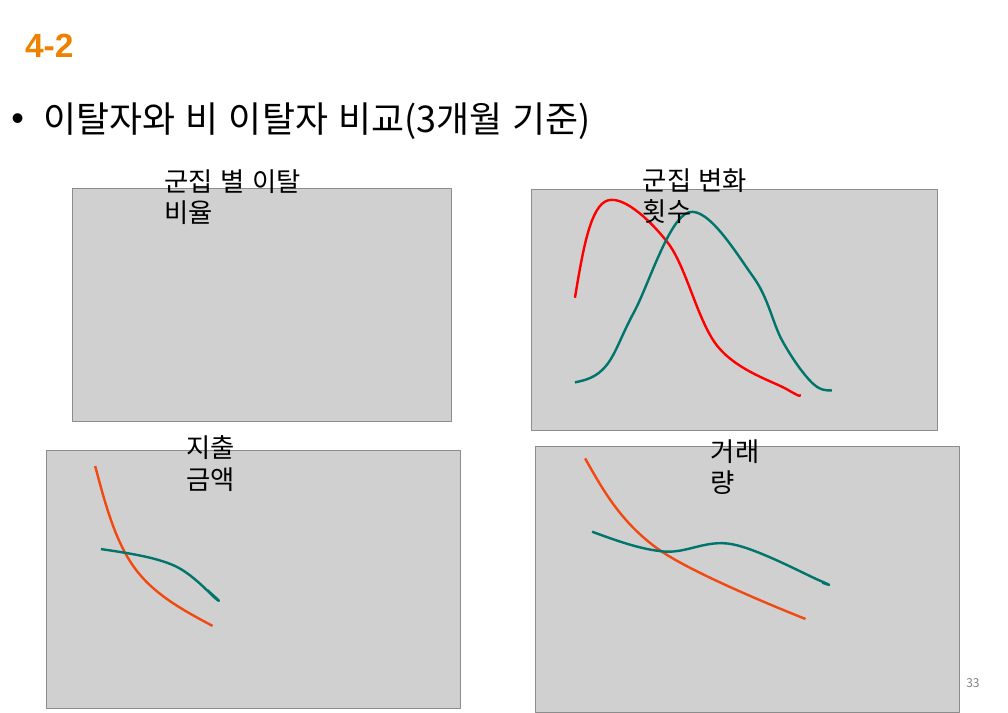
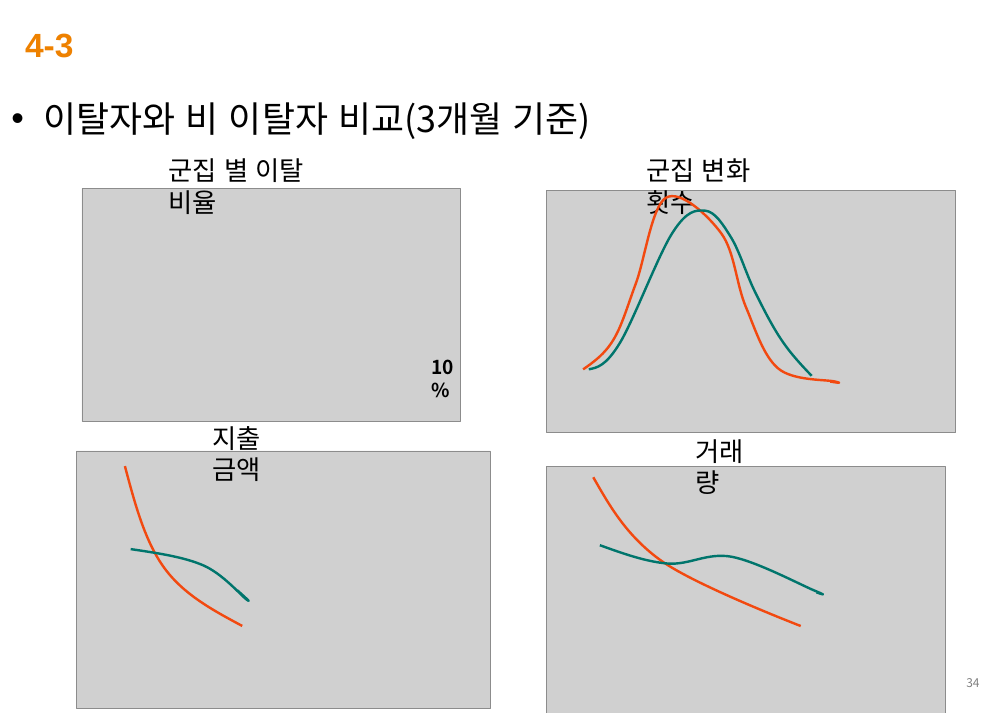
Before and after one commit to abcd00ou/LDS-Stat, a slide deck: slide 34 of 최종 보고서_이동성.pptx (slide 33 before the commit). Drawn at 1008x713 pixels with LibreOffice and Linux fonts; fonts in the diff are those of the drawing; grey boxes stand for pictures; background and template pictures are left out. Boxes give left, top, right and bottom in pixels: in the first picture for what was removed or moved away, otherwise in the second. Text is boxed around its words. In the diff, an @@ line names an element or a change of style, - is before the commit and + after.

```diff
--- a/최종 보고서_이동성.pptx
+++ b/최종 보고서_이동성.pptx
@@ text at <box>25,33,73,58</box>: text changed @@
-4-2
+4-3
@@ text "군집 별 이탈 비율" rewrapped from <box>165,164,300,224</box> to <box>168,158,304,214</box> @@
@@ text "군집 변화 횟수": place and size @@
-text "군집 변화 횟수" at <box>643,168,747,228</box>
+text "군집 변화 횟수" at <box>646,158,750,219</box>
@@ picture: place and size @@
-picture at <box>72,189,451,422</box>
+picture at <box>82,189,460,422</box>
@@ picture: place and size @@
-picture at <box>531,189,937,430</box>
+picture at <box>547,191,956,433</box>
@@ freeform shape: place and size @@
-freeform shape at <box>575,200,800,396</box>
+freeform shape at <box>583,196,839,382</box>
@@ freeform shape at <box>583,196,839,382</box>: outline #FF0000 2 pt to #F24910 2 pt @@
@@ freeform shape: place and size @@
-freeform shape at <box>575,212,832,391</box>
+freeform shape at <box>589,210,811,376</box>
@@ text added at <box>431,359,454,375</box>, 16 pt, text #000000, bold @@
+10%
@@ text "지출 금액": place and size @@
-text "지출 금액" at <box>186,430,234,491</box>
+text "지출 금액" at <box>212,421,260,481</box>
@@ text "거래량" rewrapped from <box>711,434,759,494</box> to <box>696,439,744,494</box> @@
@@ picture: place and size @@
-picture at <box>535,447,959,713</box>
+picture at <box>547,466,946,712</box>
@@ freeform shape: place and size @@
-freeform shape at <box>585,458,806,618</box>
+freeform shape at <box>593,477,801,625</box>
@@ 2 freeform shapes, 1 picture: place and size @@
-2 freeform shapes, 1 picture at <box>47,451,460,708</box>
+2 freeform shapes, 1 picture at <box>77,451,491,708</box>
@@ freeform shape: place and size @@
-freeform shape at <box>592,532,830,585</box>
+freeform shape at <box>600,545,823,594</box>
@@ page number at <box>966,678,979,687</box>: text changed @@
-33
+34
```
Also in this commit, not shown: 28 other slides changed, 2 slides added.
